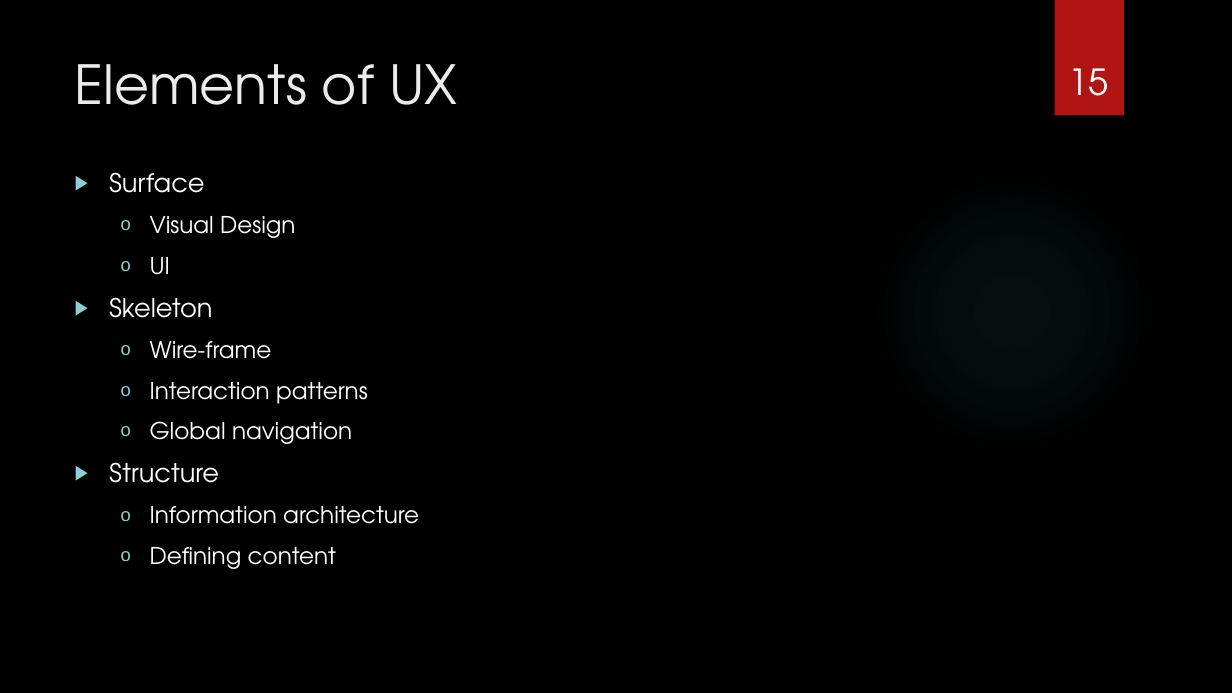
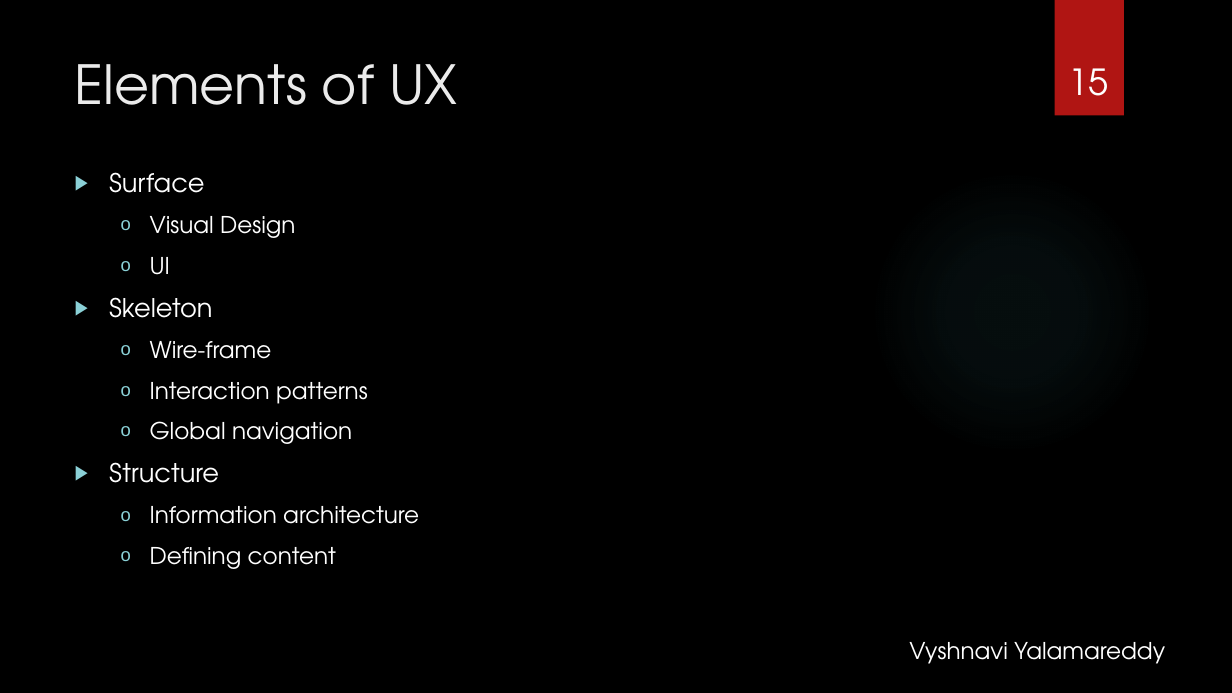
Before and after one commit to bharadwaj0211/RazorDemo, a slide deck: slide 15 of Razor_UX.pptx. Drawn at 1232x693 pixels with LibreOffice and Linux fonts; fonts in the diff are those of the drawing; background and template pictures are left out. Boxes give left, top, right and bottom in pixels: in the first picture for what was removed or moved away, otherwise in the second. Text is boxed around its words. In the diff, an @@ line names an element or a change of style, - is before the commit and + after.

```diff
--- a/Razor_UX.pptx
+++ b/Razor_UX.pptx
@@ text added at (909, 642, 1165, 664), 18 pt, text #FFFFFF @@
+Vyshnavi Yalamareddy
```
Also in this commit, not shown: 13 other slides changed, 1 slide added, 1 slide removed.
